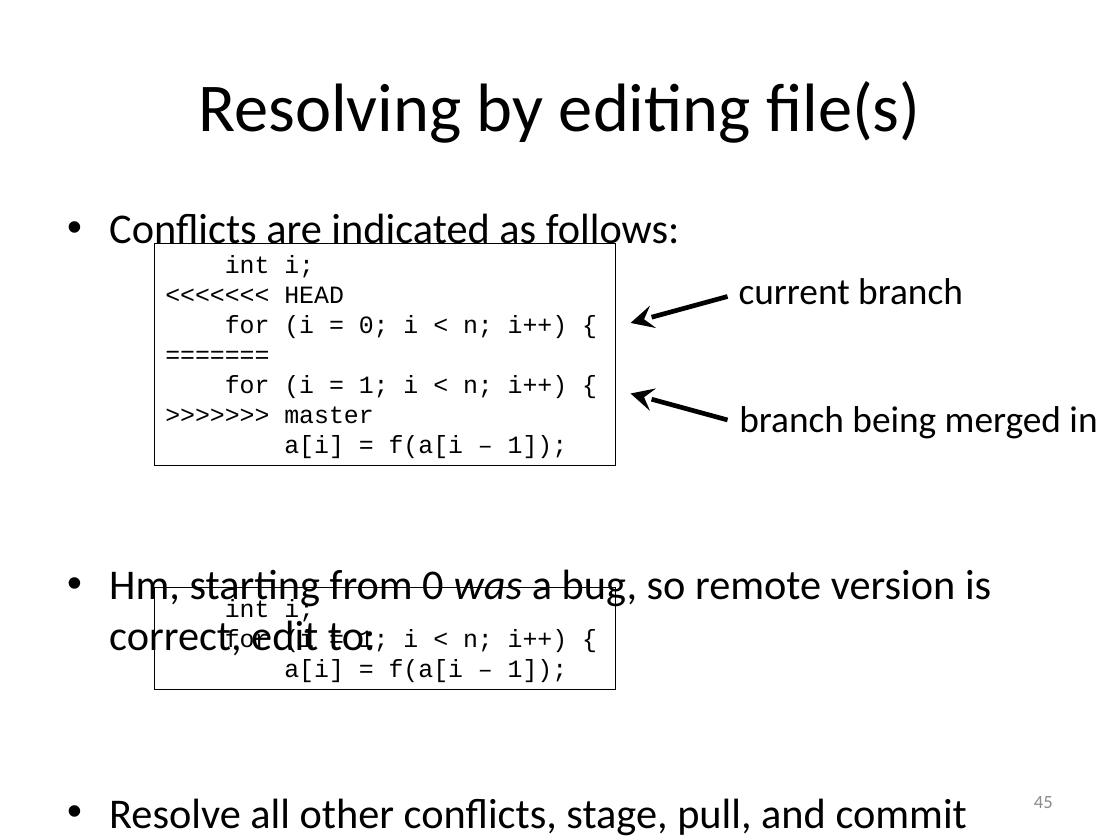
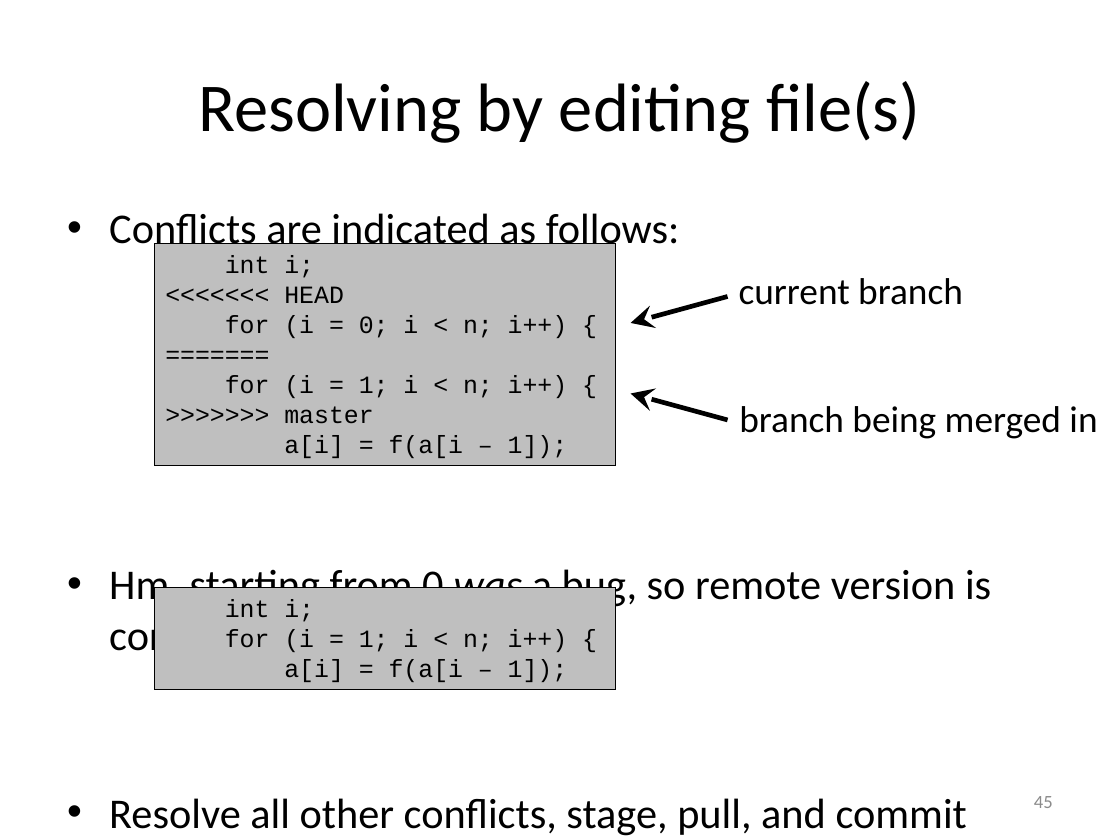
Before and after one commit to gjbex/training-material, a slide deck: slide 45 of LinuxTools/VersionControl/version_control_git.pptx. Drawn at 1120x840 pixels with LibreOffice and Linux fonts; fonts in the diff are those of the drawing. Boxes give left, top, right and bottom in pixels: in the first picture for what was removed or moved away, otherwise in the second. Text is boxed around its words. In the diff, an @@ line names an element or a change of style, - is before the commit and + after.

```diff
--- a/LinuxTools/VersionControl/version_control_git.pptx
+++ b/LinuxTools/VersionControl/version_control_git.pptx
@@ rectangle "int i;" at <box>155,244,616,467</box>: fill none to #BFBFBF @@
@@ rectangle "int i;" at <box>155,588,616,690</box>: fill none to #BFBFBF @@
```
Also in this commit, not shown: 4 slides added.
